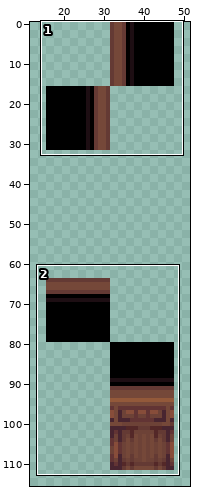
One commit to this sprite sheet: Resources/Textures/_CP14/Structures/Walls/wooden_wall.rsi/wood6.png. Above: a wide view before the commit, with the close-up outlined.
Close-up. Earlier state:
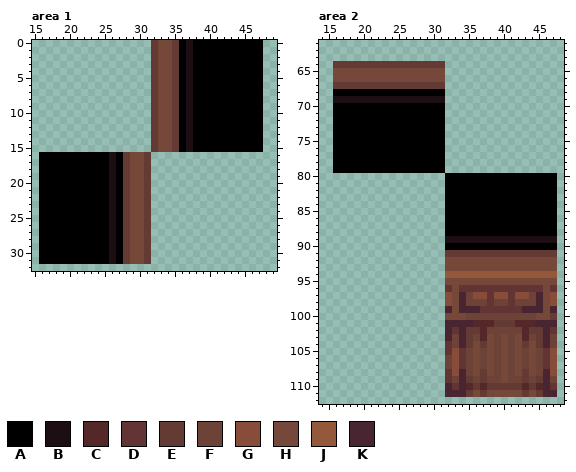
The file is 64x128 pixels. Colours within 5 levels of each other are drawn and written as one. Shown: area 1: x 15..49, y 0..32; area 2: x 14..48, y 61..112. The wide view leaves out empty margins.
Palette (. is transparent): A #000000  B #1d0e13  C #542828  D #623434  E #643a34  F #6d4237  G #874d3a  H #754839  J #93593a  K #482530
Pixels before, area 1, first column x 16:
 0 ................EHHEABAAAAAAAAAA
 1 ................EHHEABAAAAAAAAAA
 2 ................EHHEABAAAAAAAAAA
 3 ................EHHEABAAAAAAAAAA
 4 ................EHHEABAAAAAAAAAA
 5 ................EHHEABAAAAAAAAAA
 6 ................EHHEABAAAAAAAAAA
 7 ................EHHEABAAAAAAAAAA
 8 ................EHHEABAAAAAAAAAA
 9 ................EHHEABAAAAAAAAAA
10 ................EHHEABAAAAAAAAAA
11 ................EHHEABAAAAAAAAAA
12 ................EHHEABAAAAAAAAAA
13 ................EHHEABAAAAAAAAAA
14 ................EHHEABAAAAAAAAAA
15 ................EHHEABAAAAAAAAAA
16 AAAAAAAAAABAEHHE................
17 AAAAAAAAAABAEHHE................
18 AAAAAAAAAABAEHHE................
19 AAAAAAAAAABAEHHE................
20 AAAAAAAAAABAEHHE................
21 AAAAAAAAAABAEHHE................
22 AAAAAAAAAABAEHHE................
23 AAAAAAAAAABAEHHE................
24 AAAAAAAAAABAEHHE................
25 AAAAAAAAAABAEHHE................
26 AAAAAAAAAABAEHHE................
27 AAAAAAAAAABAEHHE................
28 AAAAAAAAAABAEHHE................
29 AAAAAAAAAABAEHHE................
30 AAAAAAAAAABAEHHE................
31 AAAAAAAAAABAEHHE................
Pixels before, area 2, first column x 16:
 64 EEEEEEEEEEEEEEEE................
 65 HHHHHHHHHHHHHHHH................
 66 HHHHHHHHHHHHHHHH................
 67 EEEEEEEEEEEEEEEE................
 68 AAAAAAAAAAAAAAAA................
 69 BBBBBBBBBBBBBBBB................
 70 AAAAAAAAAAAAAAAA................
 71 AAAAAAAAAAAAAAAA................
 72 AAAAAAAAAAAAAAAA................
 73 AAAAAAAAAAAAAAAA................
 74 AAAAAAAAAAAAAAAA................
 75 AAAAAAAAAAAAAAAA................
 76 AAAAAAAAAAAAAAAA................
 77 AAAAAAAAAAAAAAAA................
 78 AAAAAAAAAAAAAAAA................
 79 AAAAAAAAAAAAAAAA................
 80 ................AAAAAAAAAAAAAAAA
 81 ................AAAAAAAAAAAAAAAA
 82 ................AAAAAAAAAAAAAAAA
 83 ................AAAAAAAAAAAAAAAA
 84 ................AAAAAAAAAAAAAAAA
 85 ................AAAAAAAAAAAAAAAA
 86 ................AAAAAAAAAAAAAAAA
 87 ................AAAAAAAAAAAAAAAA
 88 ................AAAAAAAAAAAAAAAA
 89 ................BBBBBBBBBBBBBBBB
 90 ................AAAAAAAAAAAAAAAA
 91 ................EEEEEEEEEEEEEEEE
 92 ................HHHHHHHHHHHHHHHH
 93 ................HHHHHHHHHHHHHHHH
 94 ................JJJJJJJJJJJJJJJJ
 95 ................HHHHHHHHHHHHHHHH
 96 ................DHDDDDDDDDDDDDHD
 97 ................GHKFGGDGGDGGFKHG
 98 ................GHKFFFDFFDFFFKHG
 99 ................KHKKKDDDDDDKKKHK
100 ................HHHFFFFFFFFFFHHE
101 ................KKKKCCCEEECCCKKK
102 ................KDKEECFFFFFCEEKD
103 ................KFKEFCHFHFHCFEKF
104 ................DFKEHEHFHFHEHEKF
105 ................DGDFHFHFHFHFHFDG
106 ................FGDFHFHFHFHFHFDG
107 ................FGDFHFHFHFHFHFDG
108 ................DGKFHEHFHFHEHFKG
109 ................DFKEFEFFHFFEFEKF
110 ................KDKCECEEEEECECKD
111 ................KKKEHEHHHHHEHEKK
New version:
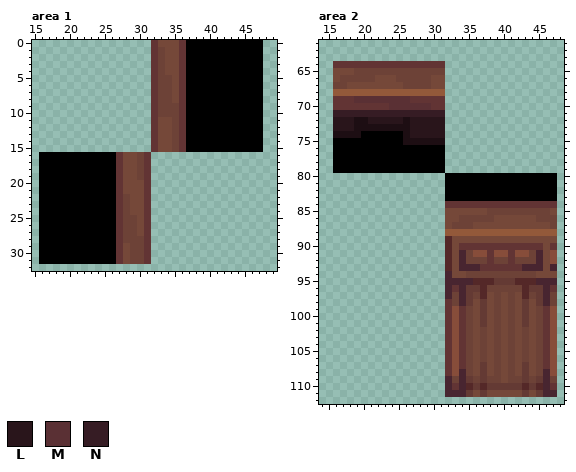
Colours new in this view: L #29151b  M #5a3034  N #361c24
From old to new:
Changed rows in their new state; - is an unchanged pixel.
Area 1:
first column x 26:
 0 ------D--HDA
 1 ------DF-HDA
 2 ------DF-HDA
 3 ------DF-HDA
 4 ------DF-HDA
 5 ------DFFHDA
 6 ------DFFHDA
 7 ------DFFHDA
 8 ------DFFHDA
 9 ------DFFFDA
10 ------DFFFDA
11 ------D--FDA
12 ------D--FDA
13 ------D--FDA
14 ------D--FDA
15 ------D--FDA
16 ADH-FD------
17 ADH-FD------
18 ADH-FD------
19 ADH-FD------
20 ADH--D------
21 ADH--D------
22 ADF--D------
23 ADF--D------
24 ADF--D------
25 ADFF-D------
26 ADFF-D------
27 ADFF-D------
28 ADFFFD------
29 ADHFFD------
30 ADHFFD------
31 ADHFFD------
Area 2:
first column x 16:
 64 DDDDDDDDDDDDDDDD
 65 ---FFFFFFFFFFFFF
 66 -FFFFF---FFFFF--
 67 FFHHHHHHHHFFFFHH
 68 JJJJJJJJJJJJJJJJ
 69 DDDMMMMMMMMDDDDD
 70 DDDDDDDDMMMMMMDD
 71 NNNNNNNNNNNNNNNN
 72 LLLBBLLLLLBLLLLL
 73 LLLBBBBBBBBLLLLL
 74 BBBB------BLLLLL
 75 ----------BBBBBB
first column x 32:
 84 DDDDDDDDDDDDDDDD
 85 HHHHHHFFFFFFFFFH
 86 HHFFFFFHHHHHHFFF
 87 HFFFHHHHHHHHHHHF
 88 JJJJJJJJJJJJJJJJ
 89 CHHHHHHHHHHHHHHH
 90 CHDDDDDDDDDDDDHD
 91 CHKFGGDGGDGGFKHG
 92 C-KFFFDFFDFFFK-G
 93 C-KKKDDDDDDKKK-K
 94 KHHFFFFFFFFFFHHH
 95 KKKKCCCEEECCCKKK
 96 KDKEECFFFFFCEEK-
 97 KF-EFCHFHFHC-EKF
 98 DF-EHEH-HFHEHEKF
 99 DGDFHEHFHFHEHFDG
100 DGD-HEH-H-HEHFDG
101 DGDFHEHFHFHEHFDG
102 DGDFHFH-H-HFHFDG
103 DGDFHF-----FHFDG
104 -GDF-F-----F-FDG
106 D---------------
107 D----E-----E----
109 K---------------
Changed places in both close-ups, as pixel boxes (x1, y1, x2, y2):
changed: (109, 40, 193, 264)
changed: (333, 61, 445, 145)
changed: (445, 201, 557, 383)
